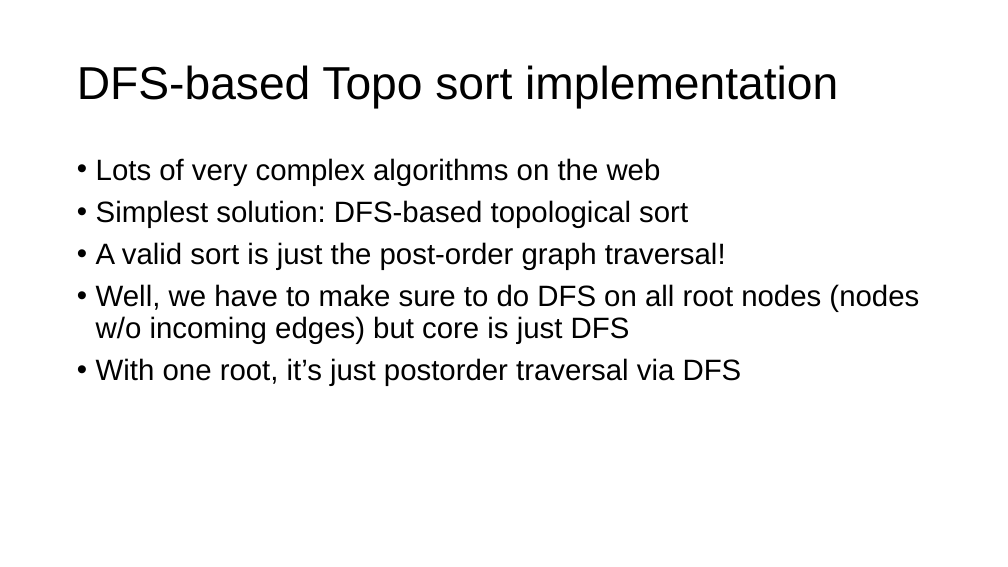
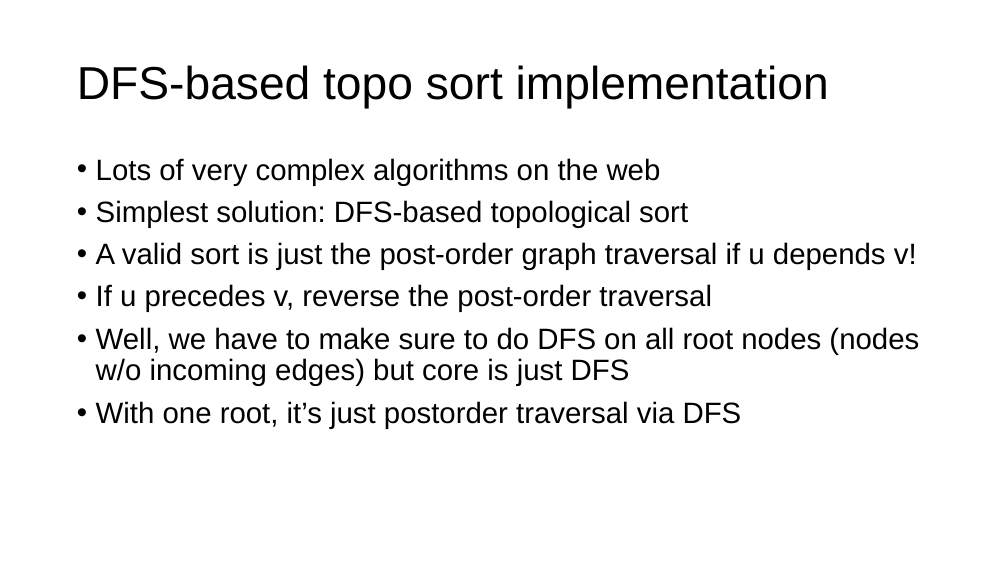
Before and after one commit to parrt/msds689, a slide deck: slide 21 of notes/graphs.pptx (slide 20 before the commit). Drawn at 1008x567 pixels with LibreOffice and Linux fonts; fonts in the diff are those of the drawing; background and template pictures are left out. Boxes give left, top, right and bottom in pixels: in the first picture for what was removed or moved away, otherwise in the second. Text is boxed around its words. In the diff, an @@ line names an element or a change of style, - is before the commit and + after.

```diff
--- a/notes/graphs.pptx
+++ b/notes/graphs.pptx
@@ title at bbox=[77, 65, 829, 109]: text changed @@
-DFS-based Topo sort implementation
+DFS-based topo sort implementation
@@ text at bbox=[96, 242, 917, 312]: text changed @@
-• A valid sort is just the post-order graph traversal!
+• A valid sort is just the post-order graph traversal if u depends v!
+• If u precedes v, reverse the post-order traversal
```
Also in this commit, not shown: 15 other slides changed, 3 slides added, 1 slide removed, 2 other files.
